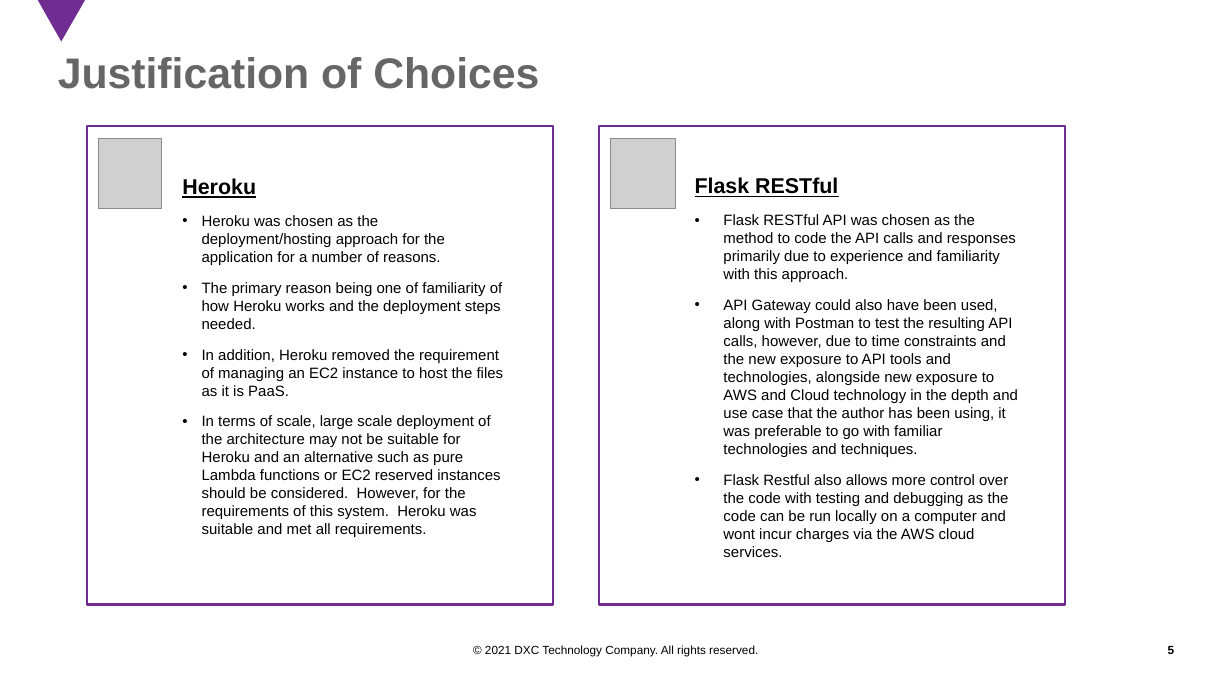
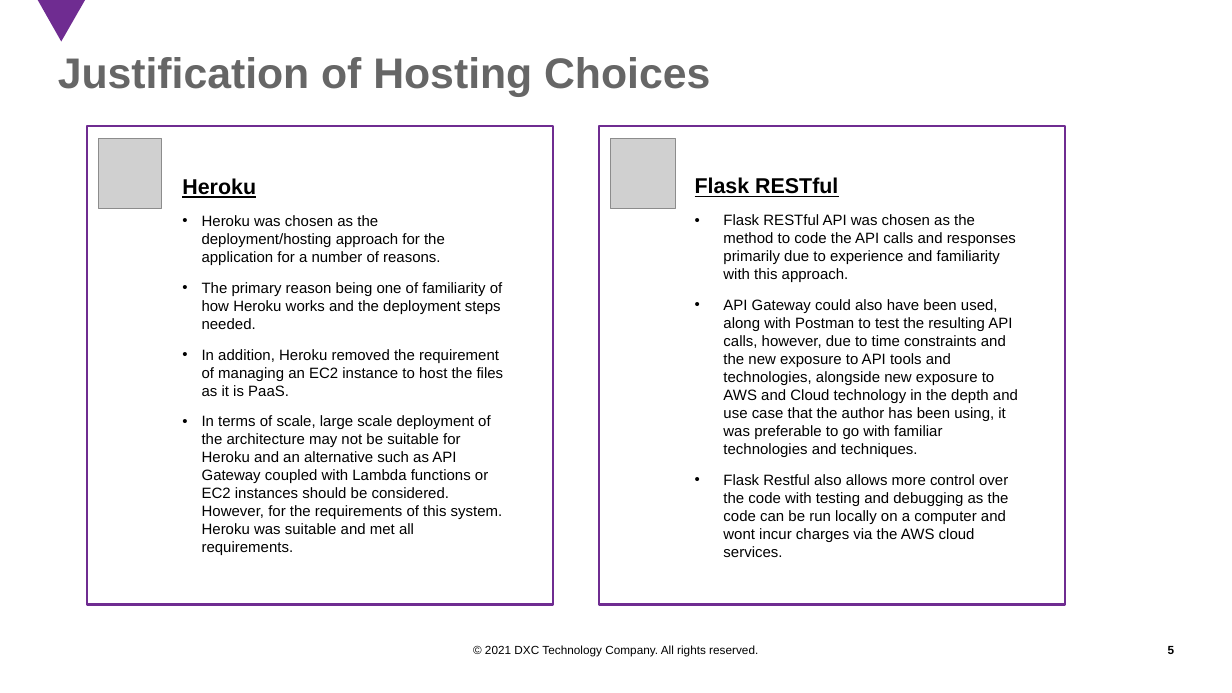
Before and after one commit to Pajmage/CETM67Assignment1, a slide deck: slide 5 of Microservices Architecture.pptx. Drawn at 1232x693 pixels with LibreOffice and Linux fonts; fonts in the diff are those of the drawing; grey boxes stand for pictures; background and template pictures are left out. Boxes give left, top, right and bottom in pixels: in the first picture for what was removed or moved away, otherwise in the second. Text is boxed around its words. In the diff, an @@ line names an element or a change of style, - is before the commit and + after.

```diff
--- a/Microservices Architecture.pptx
+++ b/Microservices Architecture.pptx
@@ title at (x1=58, y1=57, x2=710, y2=97): text changed @@
-Justification of Choices
+Justification of Hosting Choices
@@ text at (x1=202, y1=415, x2=503, y2=555): text changed @@
-• In terms of scale, large scale deployment of the architecture may not be suitable for Heroku and an alternative such as pure Lambda functions or EC2 reserved instances should be considered. However, for the requirements of this system. Heroku was suitable and met all requirements.
+• In terms of scale, large scale deployment of the architecture may not be suitable for Heroku and an alternative such as API Gateway coupled with Lambda functions or EC2 instances should be considered. However, for the requirements of this system. Heroku was suitable and met all requirements.
```
Also in this commit, not shown: 1 other slide changed, 2 slides added, 6 other files.
